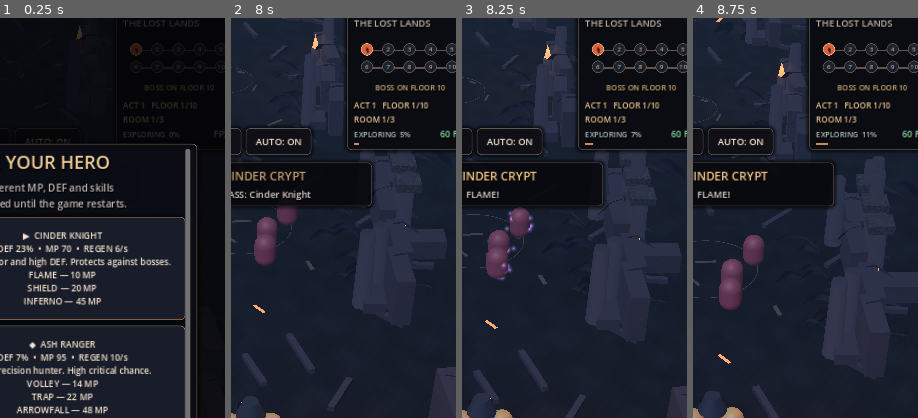
Above: before the commit, frames 1-4 (left to right).
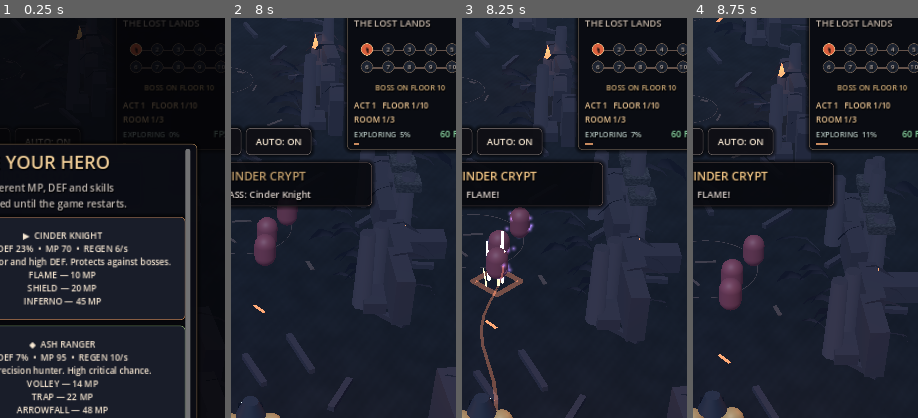
Above: after the commit, the same moments.

Repository: bananofil-wq/AshenIdle
Game: Godot game, scene res://scenes/main.tscn
Same seed, same stepped clock (60 frames per second), same inputs: the game is played once before the commit and once after it.
Inputs:
- Up to frame 1 (0.25 s): no input
- Up to frame 2 (8 s): click "LOOT" at 0.5 s; click "EVOLVE" at 1.25 s; click "TALENT" at 2 s; click "AUTO: ON" at 2.75 s; click "BOSS" at 3.5 s; click "FARM" at 4.25 s; click "PUSH" at 5 s; click "FORGE" at 5.75 s; click "SKILL+" at 6.5 s; click "▶ CINDER KNIGHT DEF 23% • MP …" at 7.25 s
- Up to frame 3 (8.25 s): click "FLAME R1 10 MP" at 8 s
- Up to frame 4 (8.75 s): no input
The pictures show only the part of the screen within x 45-95%, y 2-52%; the shares and areas given below are measured in that part.

Frames 1-2 are identical in both runs. In frame 3, 1.1% of the frame differs, in the area x 3-28%, y 53-98%; in frame 4, nothing differs.

Commit message:
Integrate video-inspired multi-stage skill director for all four playable classes

Diff:
--- a/scripts/main.gd
+++ b/scripts/main.gd
@@ -40,6 +40,7 @@
 const SAVE_FILE = "user://save_v2.json"
 const EVO = preload("res://scripts/evolution_rules.gd")
 const DIRECTOR = preload("res://scripts/encounter_director.gd")
+const CINEMATIC_SKILLS = preload("res://scripts/cinematic_skills.gd")
 
 var hero_class = 0
 var level = 1
@@ -106,6 +107,7 @@
 var hero_mana_label: Label
 var combat_bar: ColorRect
 var skill_buttons: Array = []
+var cinematic_skills: Node3D
 var spawned_boss := false
 var screen_note: Label
 var popup_shade: ColorRect
@@ -189,6 +191,9 @@
     rng.randomize()
     _load_game()
     _create_fx_textures()
+    cinematic_skills = CINEMATIC_SKILLS.new() as Node3D
+    cinematic_skills.name = "CinematicSkillEffects"
+    add_child(cinematic_skills)
     _build_world()
     _build_ui()
     _fit_hud()
@@ -2483,53 +2488,26 @@
     _refresh()
 
 func _cast_class_visual(index: int, tint: Color) -> void:
-    # Each hero has its own readable silhouette, not a recolored generic nova.
-    # Especially important for isometric play at small portrait-screen sizes.
-    if hero == null:
-        return
-    var origin: Vector3 = hero.global_position + Vector3(0, 1.4, 0)
-    var focus: Node3D = _choose_target()
-    var target_pos: Vector3 = focus.global_position + Vector3(0, 0.95, 0) if focus != null else origin + Vector3(0, 0, -1.0)
-    match hero_class:
-        0:
-            if index == 0:
-                _slash_trail(target_pos, false)
-                _burst_particles(target_pos, tint, 18, 1.2, 0.31)
-            elif index == 1:
-                # A restrained shield sigil wraps the defender.
-                _spell_burst(tint, 0.92, 2)
-            else:
-                _spell_burst(tint, 2.1, 8)
-        1:
-            # A volley of clear, thin arrows instead of a full-screen fireball.
-            var shafts: int = 3 + index * 2
-            for i in range(shafts):
-                var arc: float = float(i) * TAU / float(shafts)
-                var tip: Vector3 = target_pos + Vector3(cos(arc), 0.0, sin(arc)) * (0.24 if index == 0 else 1.07)
-                var from: Vector3 = origin + Vector3(sin(float(i) * 2.0) * 0.15, 0.14 * float(i % 3), 0.0)
-                _energy_arc(from, tip, tint, 0.03)
-            _burst_particles(target_pos, tint, 19, 1.45 if index < 2 else 2.2, 0.35)
-        2:
-            if index == 0:
-                _energy_arc(origin, target_pos, tint, 0.065)
-                _burst_particles(target_pos, tint, 34, 1.8, 0.42)
-            elif index == 1:
-                # Real hop-by-hop arcs are emitted by _cast_chain_lightning.
-                _burst_particles(origin, tint, 13, 0.9, 0.26)
-            else:
-                # Arcane beams are drawn for each target in the damage loop.
-                _burst_particles(origin, tint, 19, 1.0, 0.27)
-        3:
-            if index == 0:
-                _signature_ray(target_pos, origin, tint, 0.46)
-            elif index == 1:
-                _energy_arc(origin, target_pos, tint, 0.09)
-                _burst_particles(target_pos, tint, 29, 2.0, 0.40)
-            else:
-                # Blood-red execution beams appear in the damage loop.
-                _burst_particles(origin, tint, 21, 1.2, 0.30)
-
-
+    # Cinematic direction follows the uploaded reference: a directional
+    # primary, a distinct lingering control/defense effect, then a large
+    # multi-stage ultimate with ground cracks and runic geometry.
+    # Keep the art procedural and owned by this project rather than
+    # extracting copyrighted textures or animation files from the video.
+    if hero == null or not is_instance_valid(hero) or cinematic_skills == null:
+        return
+    var target: Node3D = _choose_target()
+    var target_position: Vector3 = target.global_position if target != null and is_instance_valid(target) else hero.global_position + hero.global_transform.basis.z * 2.5
+    var target_positions: Array = []
+    # Pass actual mob positions for jump-by-jump lightning. No dummy beams
+    # shooting into empty corners when enemy positions change.
+    if target != null:
+        target_positions.append(target_position)
+    for candidate in arena_mobs:
+        var mob: Node3D = candidate as Node3D
+        if mob != null and is_instance_valid(mob) and mob != target:
+            target_positions.append(mob.global_position)
+    cinematic_skills.call("cast", hero_class, index, _skill_rank(index),
+        hero.global_position, target_position, target_positions)
 func _random_spawn() -> Vector3:
     var a := rng.randf_range(0.0, TAU)
     var d := rng.randf_range(0.8, 2.8)
